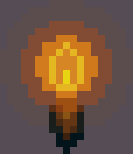
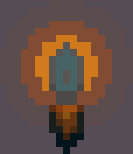
Comparing the layer stacks of the two w=133, h=154 images. Changes:
added layer "Torch01.png" above "Torch02.png" over <box>49,42,84,105</box>
renamed "Torch.png" to "Torch02.png", masked it over <box>49,42,84,105</box>
